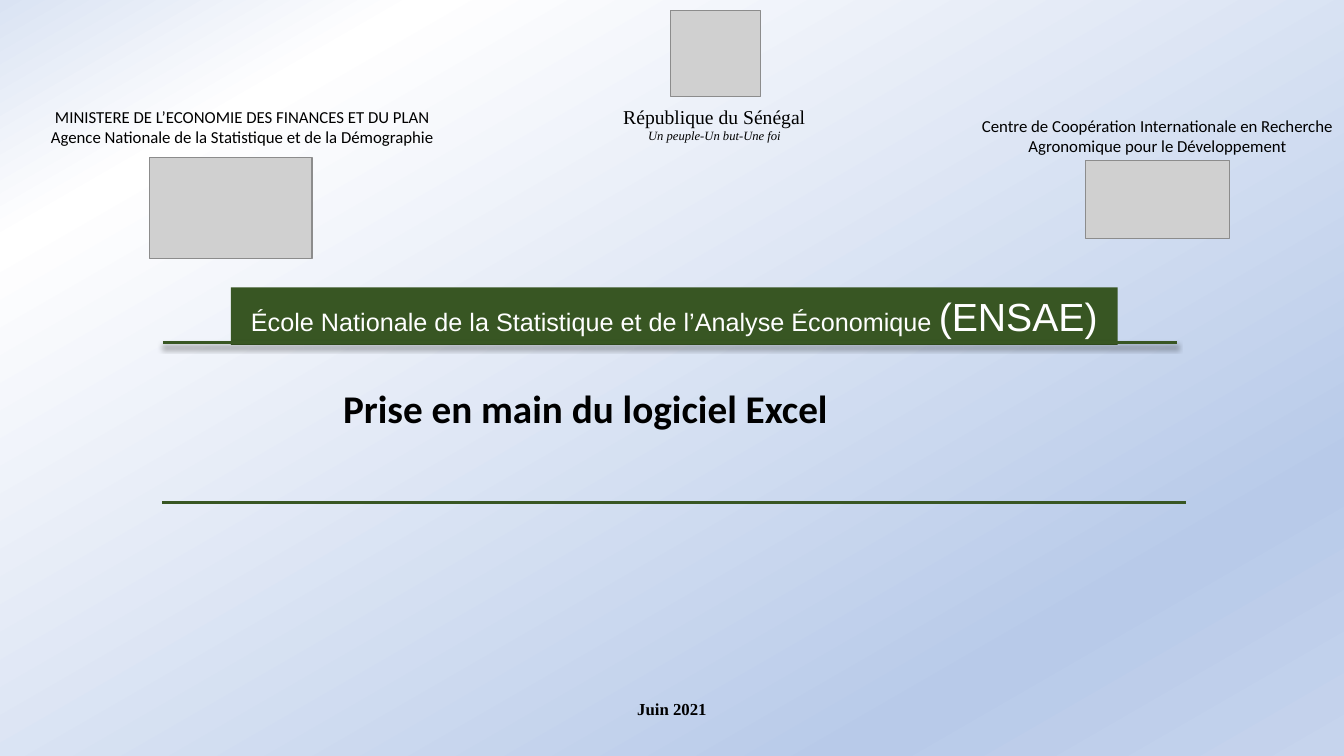
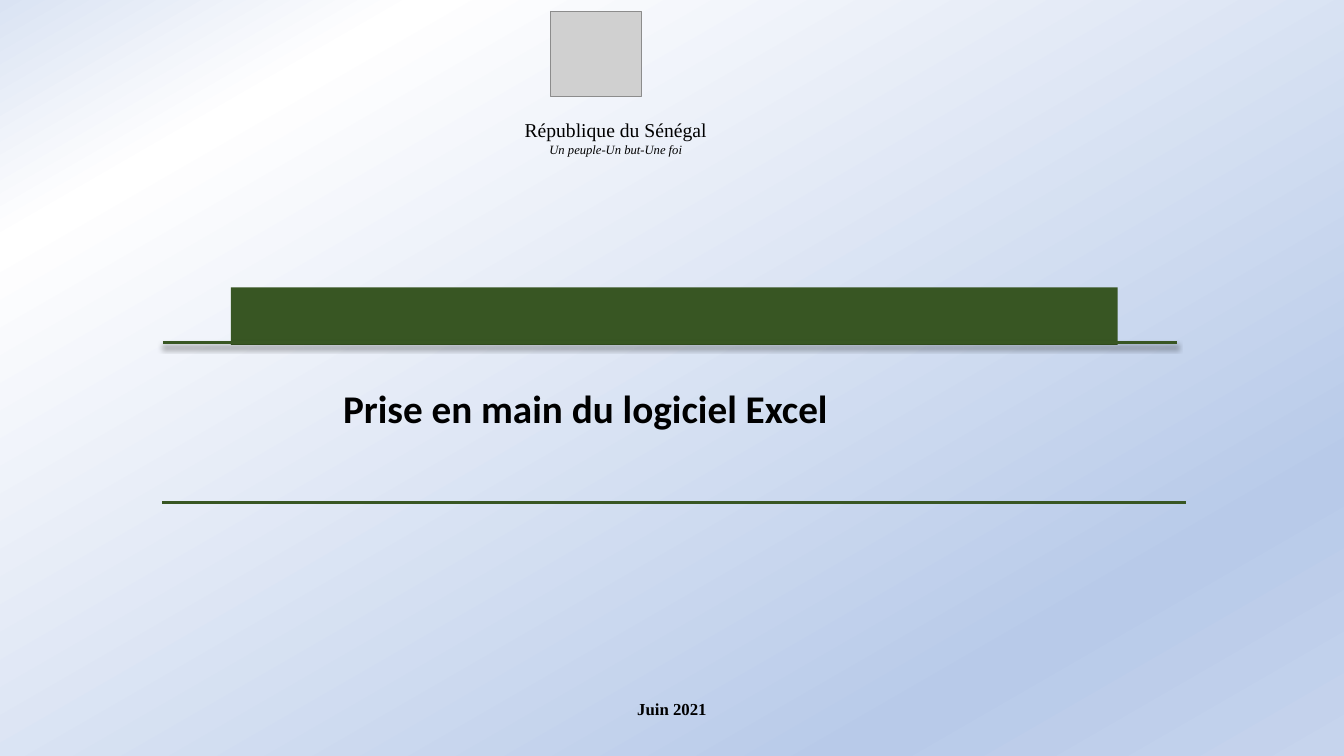
Before and after one commit to Abson-dev/Formation-Excel-IFDC, a slide deck: slide 1 of Cours/IFDC_3.pptx. Drawn at 1344x756 pixels with LibreOffice and Linux fonts; fonts in the diff are those of the drawing; grey boxes stand for pictures. Boxes give left, top, right and bottom in pixels: in the first picture for what was removed or moved away, otherwise in the second. Text is boxed around its words. In the diff, an @@ line names an element or a change of style, - is before the commit and + after.

```diff
--- a/Cours/IFDC_3.pptx
+++ b/Cours/IFDC_3.pptx
@@ picture: place and size @@
-picture at [670,11,761,97]
+picture at [551,11,641,97]
@@ text removed at [51,111,433,146] @@
-MINISTERE DE L’ECONOMIE DES FINANCES ET DU PLAN
-Agence Nationale de la Statistique et de la Démographie
@@ text "République du Sénégal": place and size @@
-text "République du Sénégal" at [623,110,805,143]
+text "République du Sénégal" at [525,123,706,157]
@@ text removed at [982,120,1332,155] @@
-Centre de Coopération Internationale en Recherche
-Agronomique pour le Développement
@@ picture removed at [150,158,313,259] @@
@@ picture removed at [1086,160,1230,238] @@
@@ text in rectangle at [251,302,1098,339]: text removed @@
-École Nationale de la Statistique et de l’Analyse Économique (ENSAE)
```
Also in this commit, not shown: 1 slide removed.
